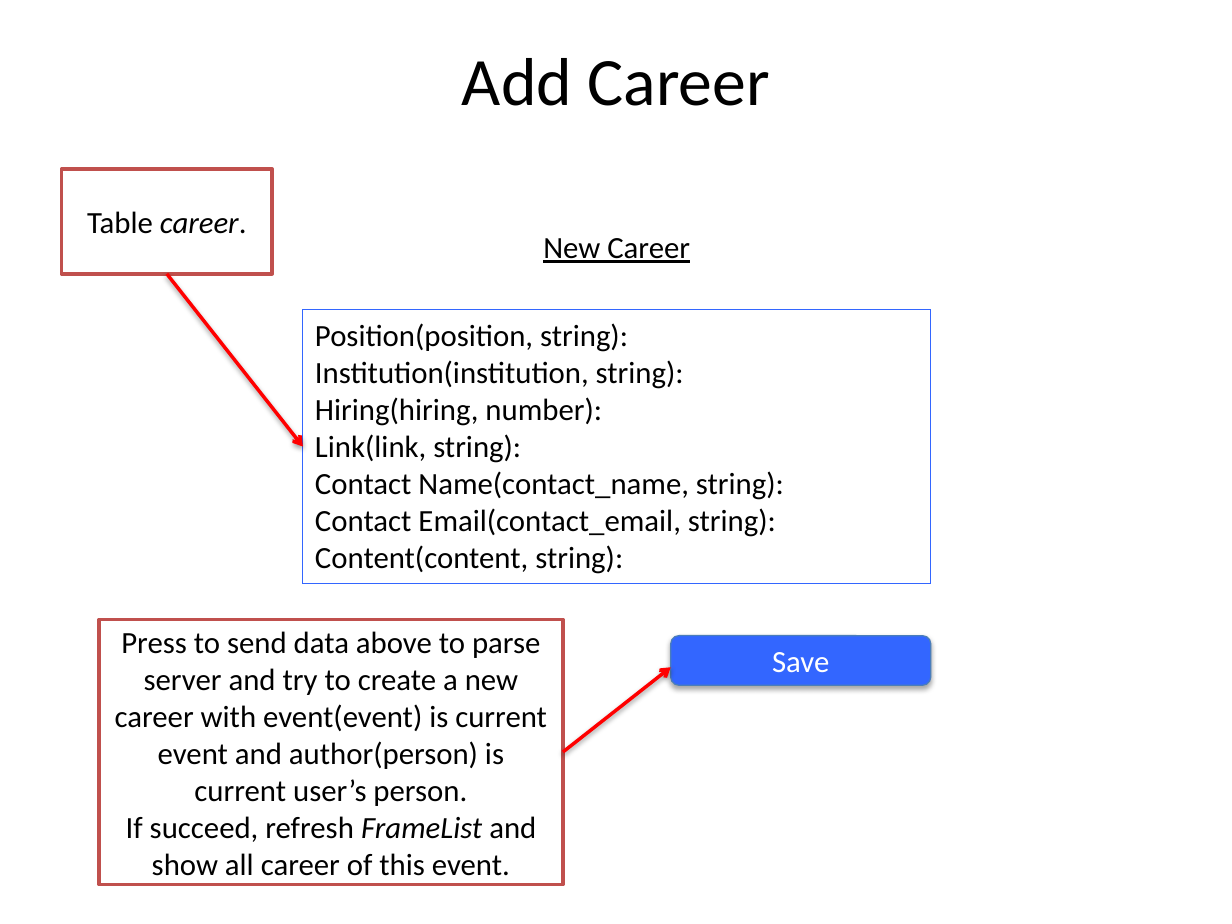
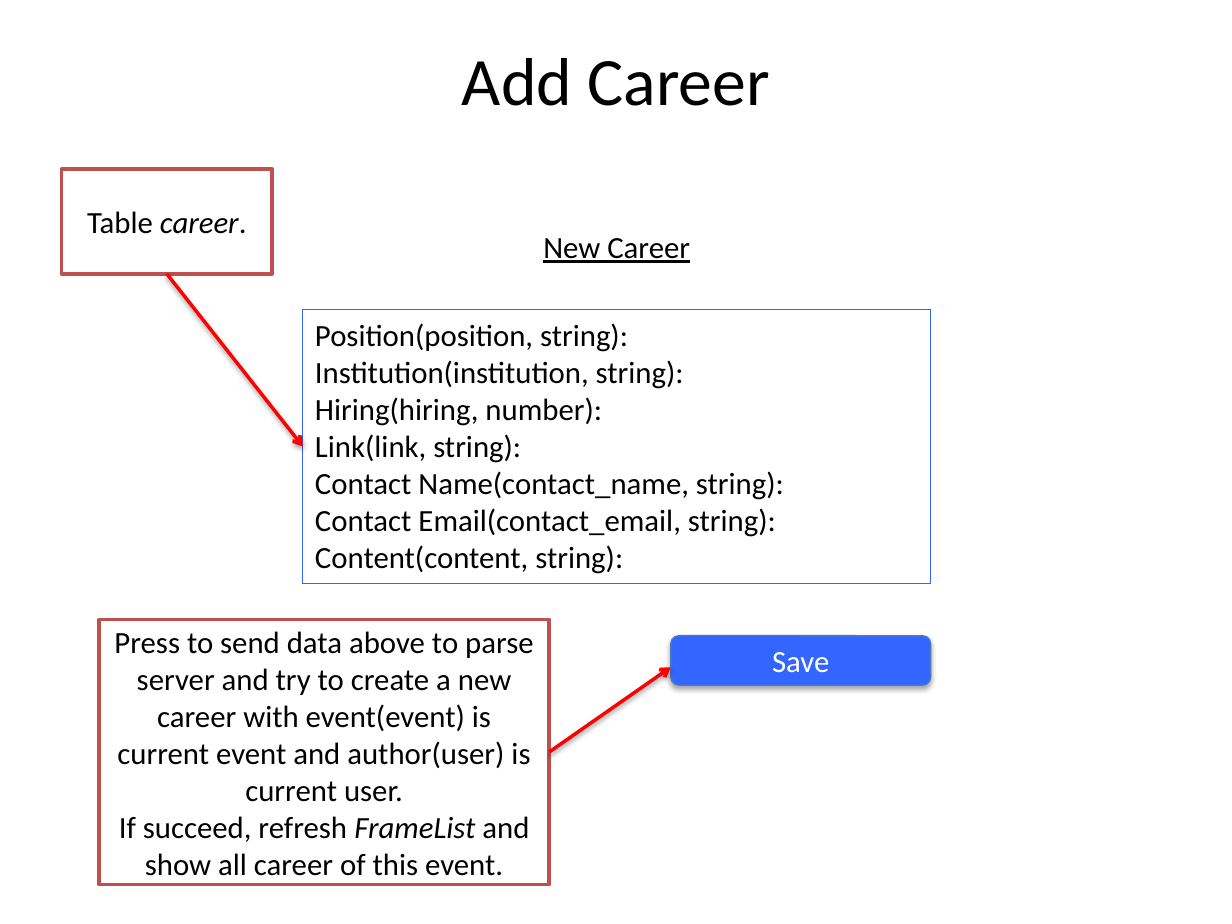
Before and after one commit to jan0054/colloquium.me-dev, a slide deck: slide 12 of web_source/cmmathweb 2.pptx. Drawn at 1232x924 pixels with LibreOffice and Linux fonts; fonts in the diff are those of the drawing. Boxes give left, top, right and bottom in pixels: in the first picture for what was removed or moved away, otherwise in the second. Text is boxed around its words. In the diff, an @@ line names an element or a change of style, - is before the commit and + after.

```diff
--- a/web_source/cmmathweb 2.pptx
+++ b/web_source/cmmathweb 2.pptx
@@ rectangle "Press to send data above ...": place and size @@
-rectangle "Press to send data above ..." at (100, 620, 563, 885)
+rectangle "Press to send data above ..." at (100, 620, 549, 885)
@@ text in rectangle at (114, 631, 533, 802): text changed @@
-Press to send data above to parse server and try to create a new career with event(event) is current event and author(person) is current user’s person.
+Press to send data above to parse server and try to create a new career with event(event) is current event and author(user) is current user.
@@ arrow moved from (563, 752) - (670, 668) to (549, 752) - (670, 668) @@
```
Also in this commit, not shown: 2 other slides changed.
